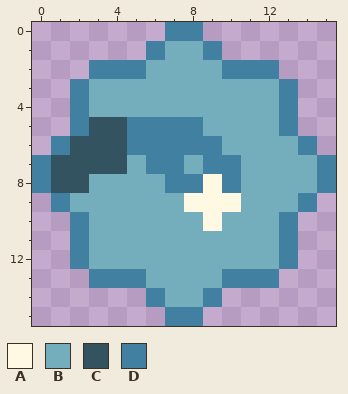
Edited in one commit: pixel-art sprite (docs/img/magic_dorobo.png). The first picture shows the starting point.
The file is 64x64 pixels, drawn in blocks of 4x4; one block is one cell here.
Palette (. is transparent): A #fff9e4  B #74adbb  C #32535f  D #4180a0
Pixels before, first column x 0:
 0 .......DD.......
 1 ......DBBD......
 2 ...DDDBBBBDDD...
 3 ..DBBBBBBBBBBD..
 4 ..DBBBBBBBBBBD..
 5 ..DCCDDDDBBBBD..
 6 .DCCCDDDDDBBBBD.
 7 DCCCCBDDBDDBBBBD
 8 DCCBBBBDDADBBBBD
 9 .DBBBBBBAAABBBD.
10 ..DBBBBBBABBBD..
11 ..DBBBBBBBBBBD..
12 ..DBBBBBBBBBBD..
13 ...DDDBBBBDDD...
14 ......DBBD......
15 .......DD.......
New version:
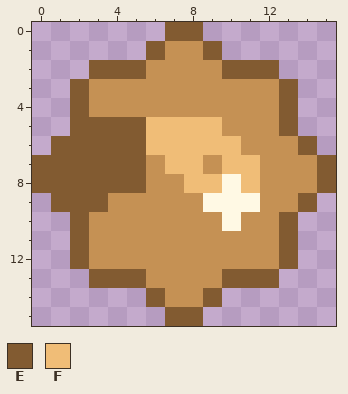
Colours new in this view: E #825b31  F #f0bd77
From old to new:
colour B: #74adbb -> #c59154
Changed rows in their new state; - is a pixel that keeps its letter.
first column x 0:
 0 -------EE-------
 1 ------E--E------
 2 ---EEE----EEE---
 3 --E----------E--
 4 --E----------E--
 5 --EEEEFFFF---E--
 6 -EEEEEFFFFF---E-
 7 EEEEEEBFFBFF---E
 8 EEEEEE-BFFAF---E
 9 -EEE----B--A--E-
10 --E------BA--E--
11 --E----------E--
12 --E----------E--
13 ---EEE----EEE---
14 ------E--E------
15 -------EE-------
